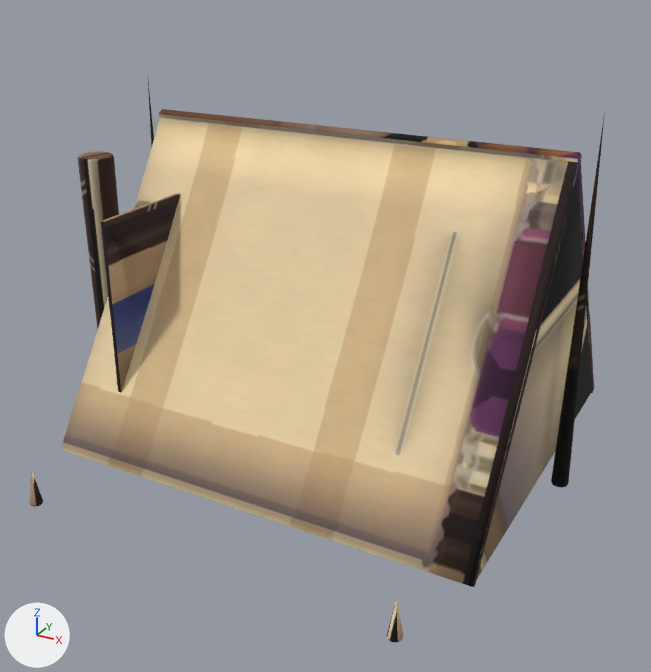
Two versions of the glTF model game/assets/custom/tent.glb, one commit apart.
Camera for both pictures: a 50 mm lens placed at (1.99, -3.83, 2.43), pointed at (-0.01, -0.19, 0.61). Lighting does not change. The marker at lower left points along +X, +Y and +Z. The first picture is the older version. Vertices at exactly the same position are counted once.

The first picture shows 'tent'.
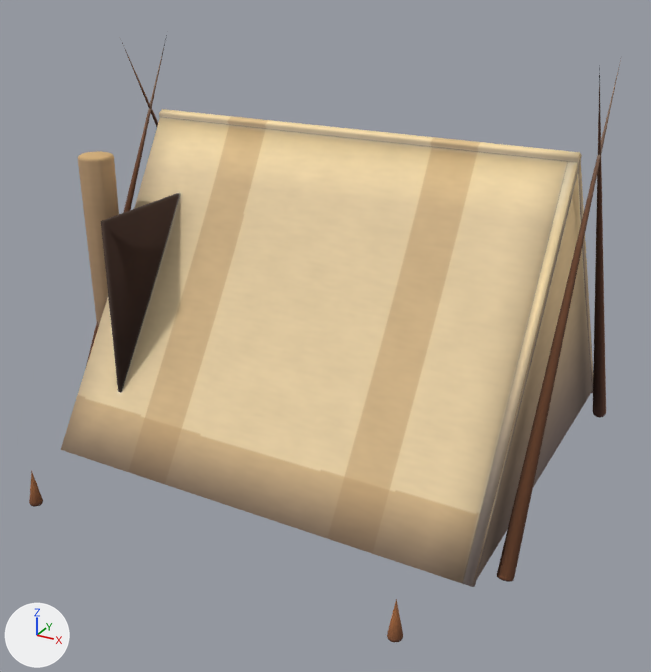
Changed parts and their boxes [x1, y1, x2, y2] in the pictures (651 x 672 px; the box of a moved part takes in the faces that stretch with it):
'tent', reshaped (9% taller): before [29, 82, 605, 642]; after [29, 31, 621, 642]
part 1 of me_tent, moved or reshaped (mostly hidden): before [148, 82, 154, 148]; after [85, 31, 168, 369]
part 2 of me_tent, moved or reshaped (mostly hidden afterwards): before [551, 113, 605, 488]; after [120, 38, 158, 127]
part 3 of me_tent, added: after [497, 60, 621, 582]
part 4 of me_tent, added (brown): after [593, 65, 606, 418]
part 5 of me_tent, surface changed: [29, 109, 593, 642] in both

Edits to the bpy script that builds the scene:
```text
Change me_tent:
    used by ob_tent; location = (0.0, 0.0, 0.0)
    remove me_tent.from_pydata(...)  # 1044 vertices, 2068 faces; spans x -1.24..1.22, y -1.38..1.38, z 0.0..1.79
    add me_tent.from_pydata(...)  # 1427 vertices, 2818 faces; spans x -1.24..1.22, y -1.38..1.38, z -0.01..1.99
    me_tent part 1: the loose piece of 73 vertices spanning x -1.22..-1.14, y -0.04..0.04, z 0.0..1.79 is multiplied about its middle by the matrix ((0.872, 0.0, 0.0), (0.0, 0.776, 0.566), (0.0, -0.395, 1.112)), then moved by (0.0, -0.31, 0.1)
    me_tent part 2: the loose piece of 73 vertices spanning x 1.14..1.22, y -0.04..0.04, z 0.0..1.79 is multiplied about its middle by the matrix ((0.87, 0.001, 0.0), (0.001, 0.774, -0.566), (0.0, 0.395, 1.111)), then moved by (-2.36, 0.31, 0.1)
    me_tent part 3: the loose piece of 73 vertices spanning x -1.22..-1.14, y -0.04..0.04, z 0.0..1.79 is copied, and the copy is multiplied about its middle by the matrix ((0.874, 0.0, 0.0), (0.0, 0.779, 0.566), (0.0, -0.397, 1.111)), then moved by (2.36, -0.31, 0.1); it spans x 1.14..1.22, y -0.85..0.19, z -0.01..1.99
    me_tent part 4: a new loose piece of 72 vertices spanning x 1.14..1.22, y -0.19..0.85, z -0.01..1.99, in mat_tent_painted (picture img_tent_paint)
    me_tent part 5: 1736 kept faces spanning x -1.24..1.1, y -1.38..1.38, z 0.0..1.61 get new texture (UV) coordinates
    other edits to the shape of me_tent do not show in these pictures
```
